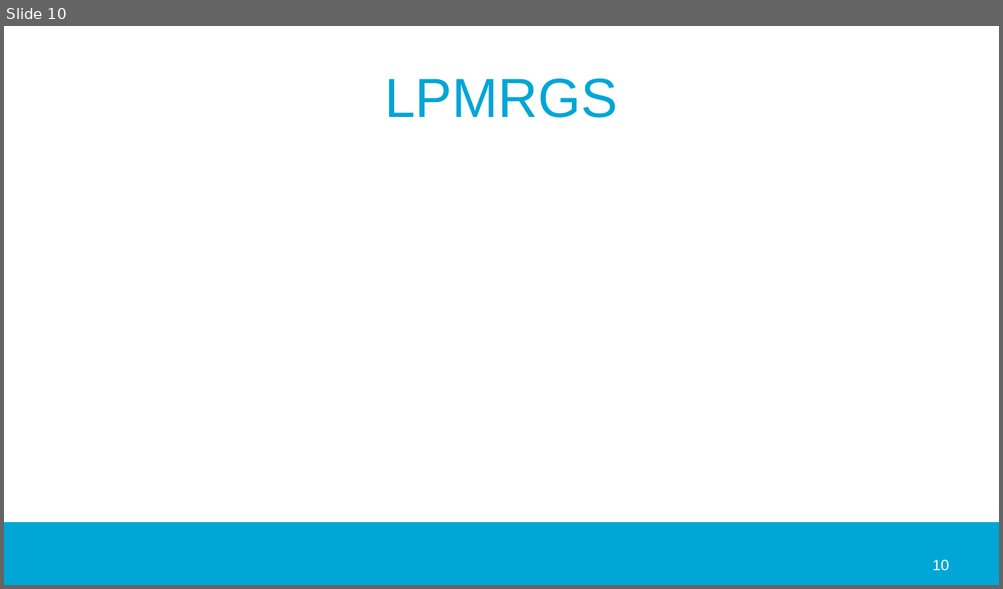
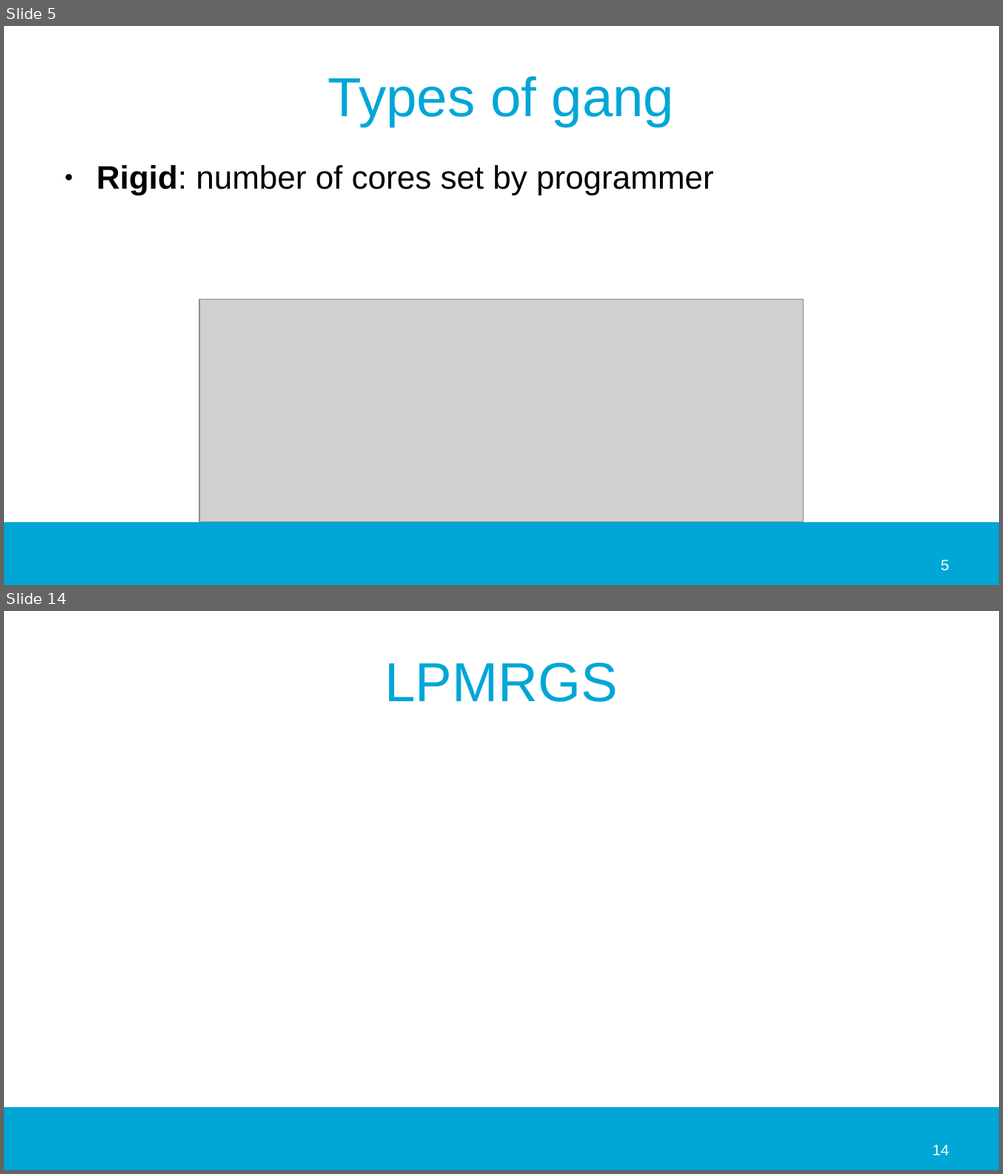
Before and after one commit to jmigual/APATeoria, a slide deck: Notes/TFM_presentations/2020_02_24/2020_02_24.odp. Shown one above the other, each under a label of ours: slide 10 before the commit, slides 5 and 14 after it; the slides between them are not shown. The pictures are 1003x589 and 1003x1174 pixels, drawn with LibreOffice and Linux fonts; fonts in the diff are those of the drawing; grey boxes stand for pictures; background and template pictures are left out. Boxes give left, top, right and bottom in pixels: in the first picture for what was removed or moved away, otherwise in the second. Text is boxed around its words. In the diff, an @@ line names an element or a change of style, - is before the commit and + after.

Commit message:
Added new figures and more info for the presentation

```diff
--- a/Notes/TFM_presentations/2020_02_24/2020_02_24.odp
+++ b/Notes/TFM_presentations/2020_02_24/2020_02_24.odp
@@ slide 5 added at (x1=4, y1=26, x2=999, y2=585), background #FFFFFF; not listed: 1 template element that a slide beside it also shows @@
@@ title added at (x1=328, y1=76, x2=674, y2=127), 44 pt, text #00A6D6 @@
+Types of gang
@@ text added at (x1=96, y1=165, x2=714, y2=195), 26 pt, text #000000 @@
+● Rigid: number of cores set by programmer
@@ picture added at (x1=200, y1=300, x2=804, y2=523) @@
@@ page number added at (x1=940, y1=560, x2=948, y2=571), 12 pt, text #FFFFFF @@
+5
@@ what was slide 10 is now slide 14 @@
@@ page number at (x1=932, y1=1145, x2=949, y2=1156): text changed @@
-10
+14
```
Also in this commit, not shown: 7 slides changed, 5 other slides added, 2 slides removed, 17 other files.
